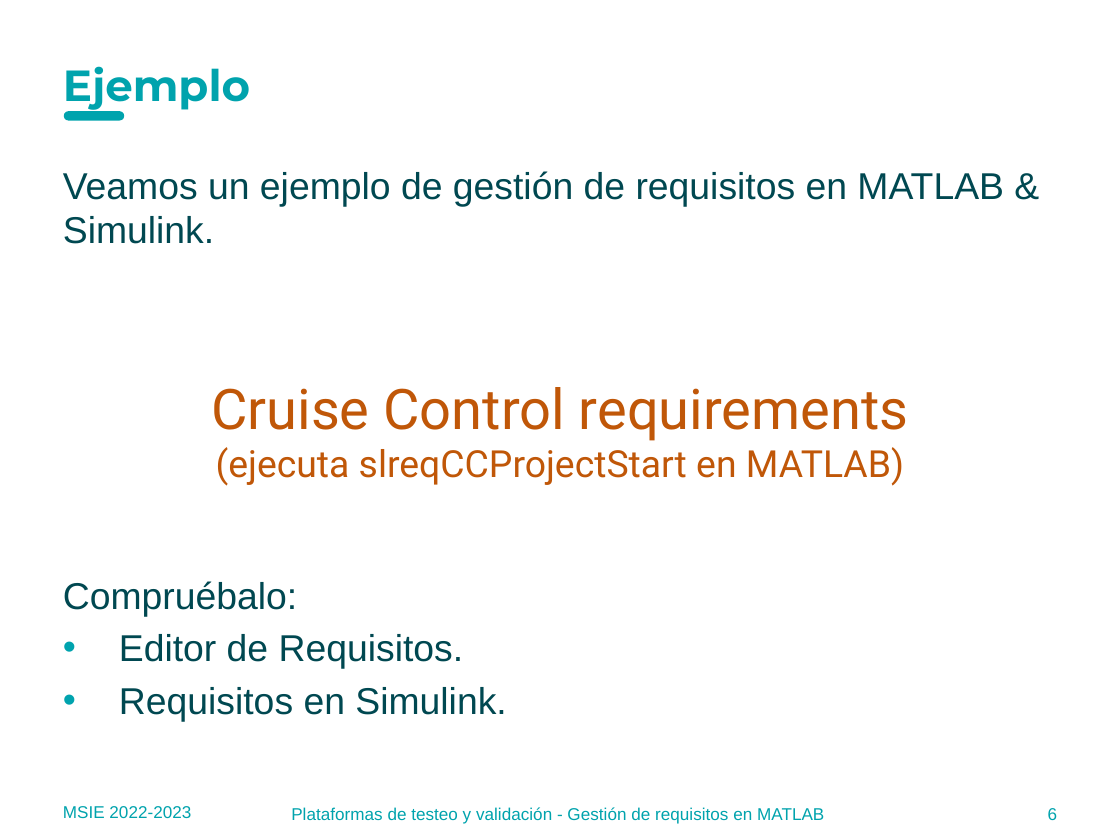
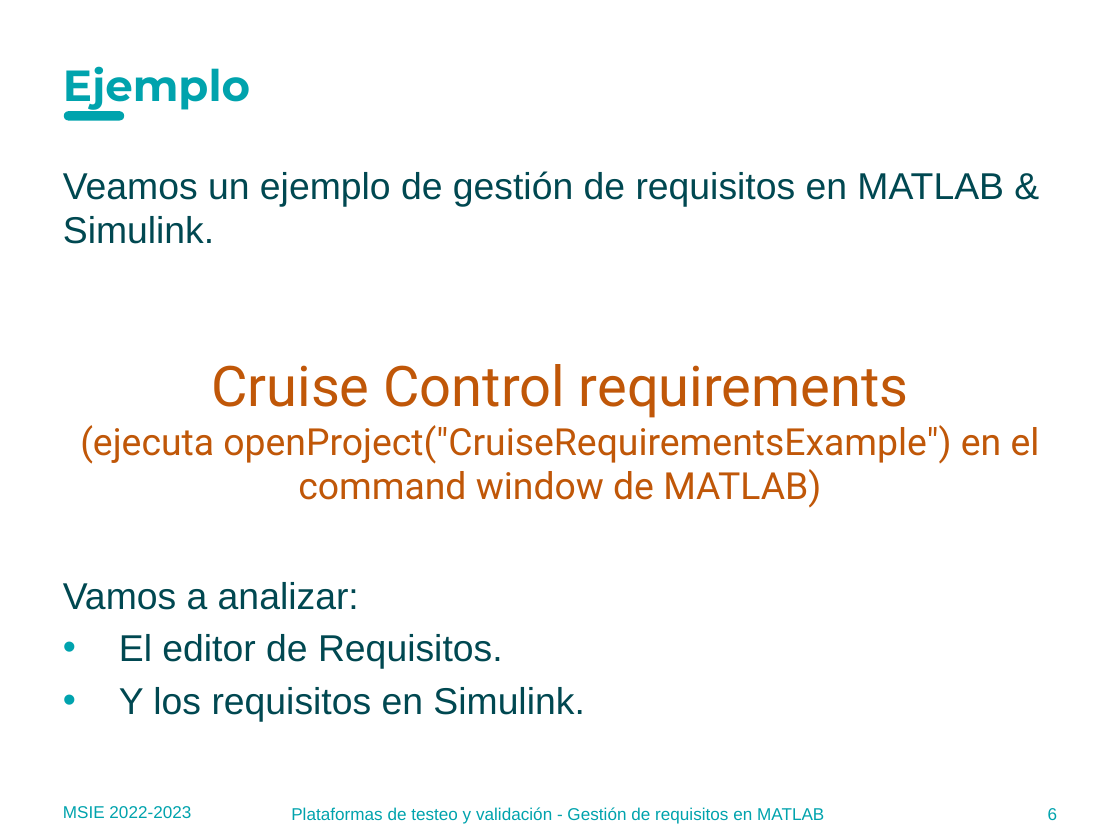
Before and after one commit to MU-MATHWORKS/MODEL-BASED-LIFE-CYCLE-WITH-MATLAB-SIMULINK, a slide deck: slide 6 of 2_PHASE3_Requirements/docs/2.2 Requirements management in MATLAB_ES.pptx. Drawn at 1120x840 pixels with LibreOffice and Linux fonts; fonts in the diff are those of the drawing; background and template pictures are left out. Boxes give left, top, right and bottom in pixels: in the first picture for what was removed or moved away, otherwise in the second. Text is boxed around its words. In the diff, an @@ line names an element or a change of style, - is before the commit and + after.

```diff
--- a/2_PHASE3_Requirements/docs/2.2 Requirements management in MATLAB_ES.pptx
+++ b/2_PHASE3_Requirements/docs/2.2 Requirements management in MATLAB_ES.pptx
@@ text "Cruise Control requirements": place and size @@
-text "Cruise Control requirements" at [211, 387, 908, 486]
+text "Cruise Control requirements" at [80, 364, 1040, 508]
@@ text at [80, 425, 1040, 508]: text changed @@
-(ejecuta slreqCCProjectStart en MATLAB)
+(ejecuta openProject("CruiseRequirementsExample") en el command window de MATLAB)
@@ text at [63, 582, 584, 721]: text changed @@
-Compruébalo:
-• Editor de Requisitos.
-• Requisitos en Simulink.
+Vamos a analizar:
+• El editor de Requisitos.
+• Y los requisitos en Simulink.
```
Also in this commit, not shown: 8 other slides changed, 24 other files.
